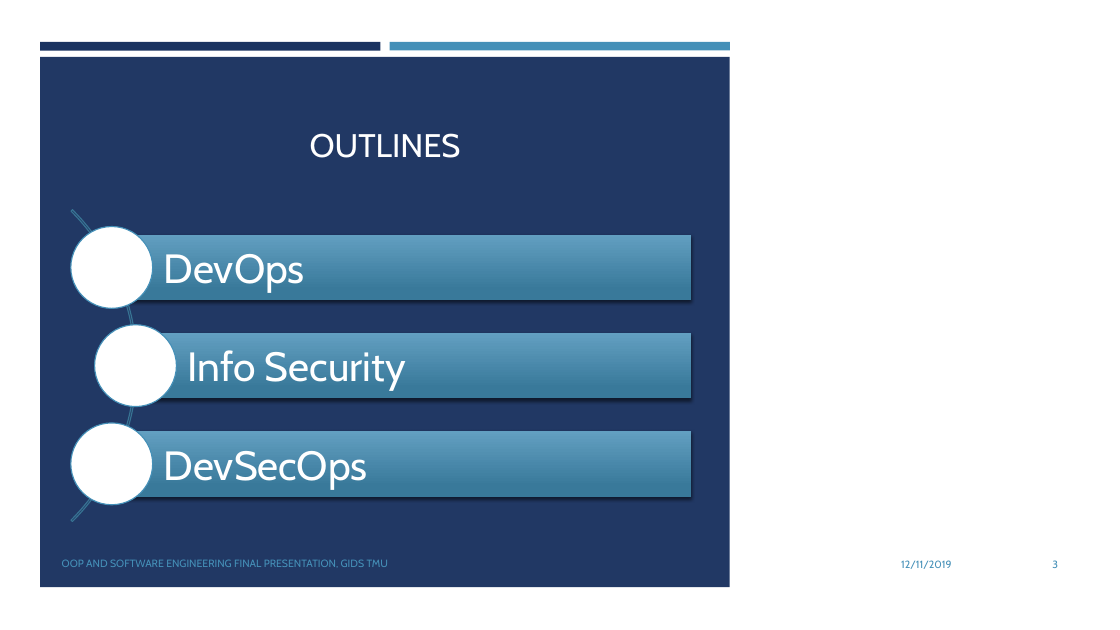
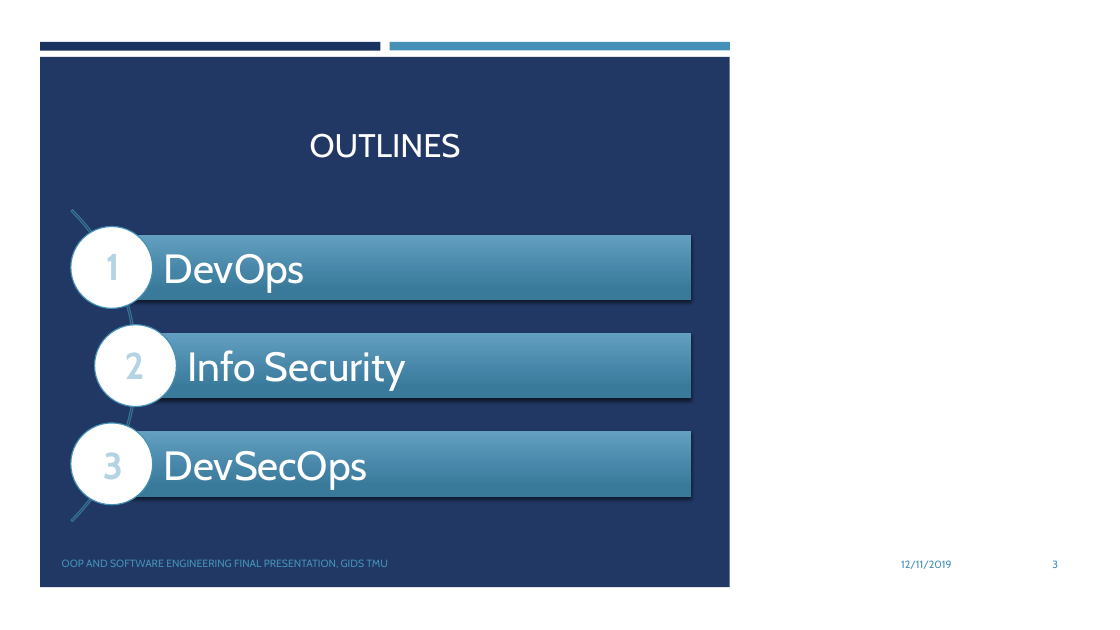
Before and after one commit to Weber12321/TMU-GIDS, a slide deck: slide 3 of 物件導向程式設計/Marry Devops and cybersecurity.pptx. Drawn at 1120x630 pixels with LibreOffice and Linux fonts; fonts in the diff are those of the drawing; background and template pictures are left out. Boxes give left, top, right and bottom in pixels: in the first picture for what was removed or moved away, otherwise in the second. Text is boxed around its words. In the diff, an @@ line names an element or a change of style, - is before the commit and + after.

```diff
--- a/物件導向程式設計/Marry Devops and cybersecurity.pptx
+++ b/物件導向程式設計/Marry Devops and cybersecurity.pptx
@@ text added at <box>106,254,120,280</box>, 32 pt, text #B4D3E3, bold @@
+1
@@ text added at <box>125,352,145,379</box>, 32 pt, text #B4D3E3, bold @@
+2
@@ text added at <box>103,452,123,479</box>, 32 pt, text #B4D3E3, bold @@
+3
```
Also in this commit, not shown: 6 other slides changed, 2 slides added, 1 slide removed, 19 other files.
